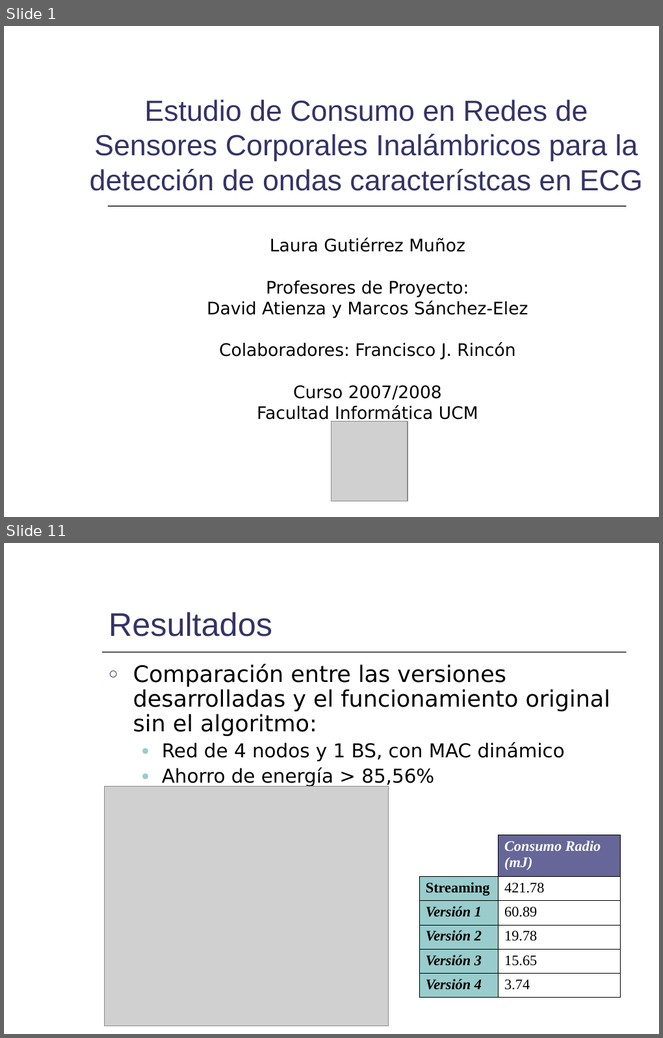
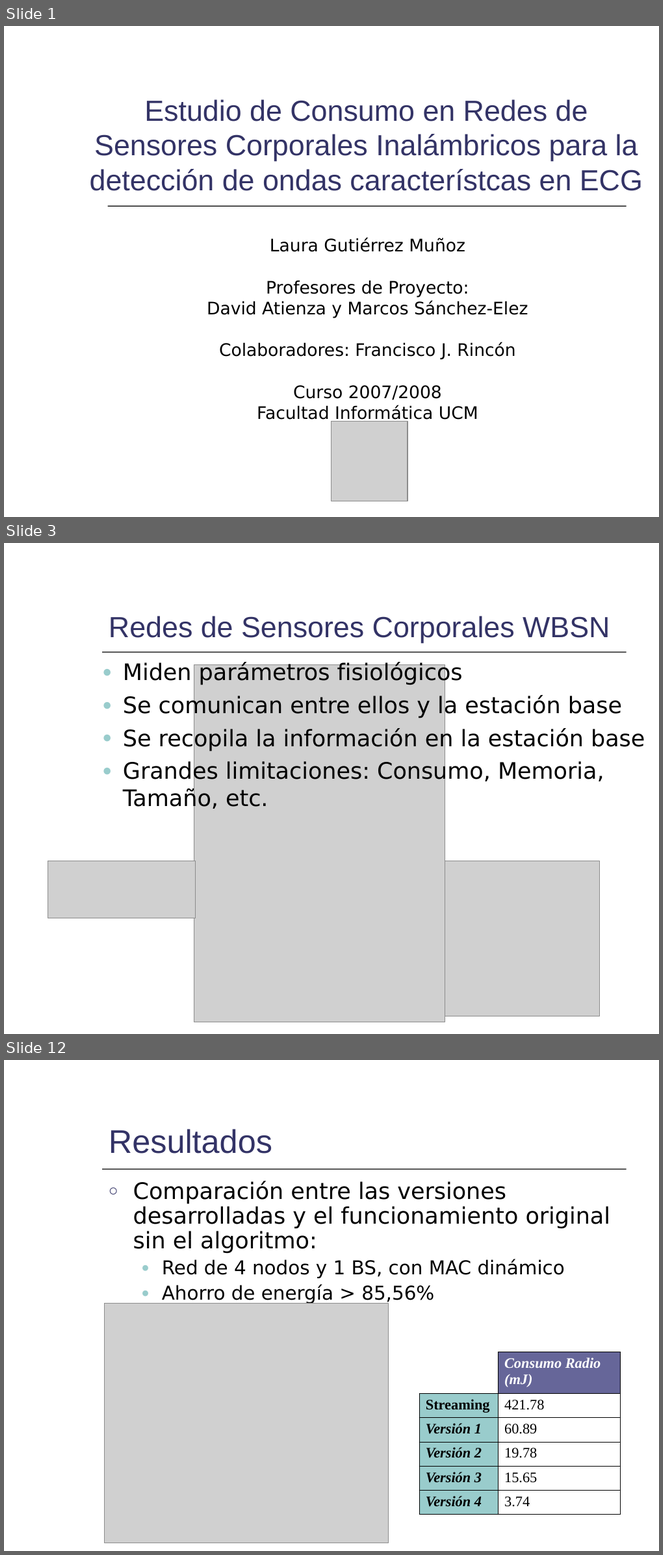
Before and after one commit to mmja/redsensores, a slide deck: Memoria/Consumo.ppt. Shown one above the other, each under a label of ours: slides 1 and 11 before the commit, slides 1, 3 and 12 after it; the slides between them are not shown. The pictures are 663x1038 and 663x1555 pixels, drawn with LibreOffice and Linux fonts; fonts in the diff are those of the drawing; grey boxes stand for pictures. Boxes give left, top, right and bottom in pixels: in the first picture for what was removed or moved away, otherwise in the second. Text is boxed around its words. In the diff, an @@ line names an element or a change of style, - is before the commit and + after.

```diff
--- a/Memoria/Consumo.ppt
+++ b/Memoria/Consumo.ppt
@@ slide 3 added at (4,543,659,1034), background #FFFFFF; not listed: 3 template elements that a slide beside it also shows @@
@@ title added at (109,616,610,643), 32 pt, text #333366 @@
+Redes de Sensores Corporales WBSN
@@ text added at (123,662,645,811), 25 pt, text #000000 @@
+  ● Miden parámetros fisiológicos
+  ● Se comunican entre ellos y la estación base
+  ● Se recopila la información en la estación base
+  ● Grandes limitaciones: Consumo, Memoria, Tamaño, etc.
@@ picture added at (194,665,445,1022) @@
@@ picture added at (48,861,195,919) @@
@@ picture added at (445,861,599,1016) @@
@@ what was slide 11 is now slide 12 @@
```
Also in this commit, not shown: 6 slides changed, 5 other slides added, 4 slides removed.
